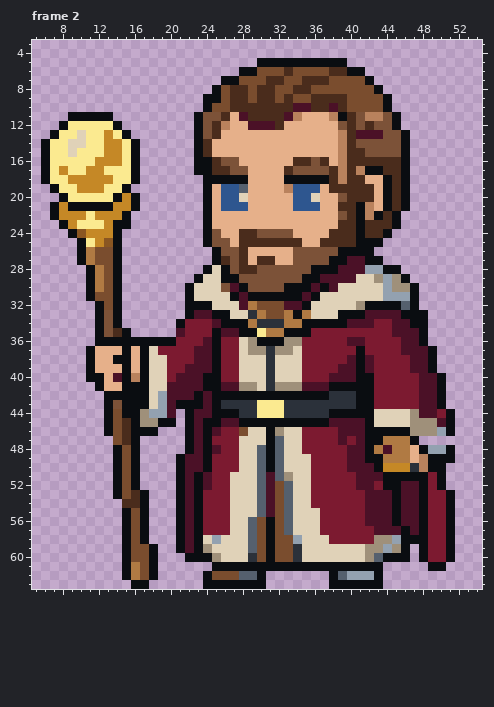
File history of a pixel-art file, ArtSource/RemainingCast/Idles/RoyalArcanist_Idle.aseprite. That is the earlier state.
64x64 pixels, 9 frames. Shown: frame 2: x 5..54, y 3..63. The commit also changed other frames, which this record leaves out.
After:
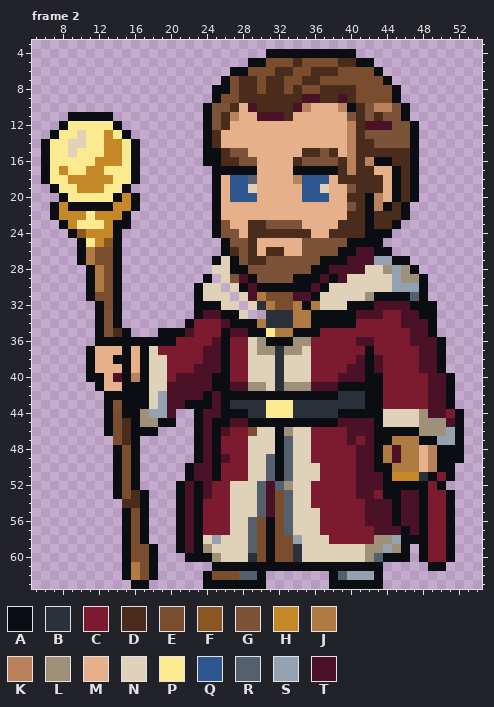
Palette (. is transparent): A #0a0d11  B #2b313a  C #7c1a30  D #4a2c1c  E #7a4d2e  F #8a5622  G #7c5238  H #c58826  J #b07a43  K #b9825d  L #9f907a  M #e6b08a  N #e0d2b8  P #fbea90  Q #2e568f  R #55606e  S #93a1b0  T #4b1127
Edits made:
--- frame 2
@@ x 5..54 @@
  3 ..................................................
- 4 ..................................................
- 5 .........................AAAAAAAAAA...............
- 6 .......................AAEEEDEEEEDDAA.............
- 7 .....................AAEEEDDEEDDDEEEEA............
- 8 ....................AEDDEDDEEDDEEEEEEEA...........
- 9 ...................AAEDDEDDEDEEDDDDEEEEA..........
-10 ...................AEEDDDDDDDTTDDTDEEEEA..........
-11 ....AAAAA.........AGGDMTDDDDTKMMMKADGKKGA.........
-12 ...APPPPPA........AGDKMMTTTDMMMMMMGDGDGGA.........
-13 ..APPNPPHPA.......AGDMMMMMMMMMMMMMKDTTTGGA........
-14 .APPNNPPHHPA......ADMMMMMMMMMMMMMMKDGGGGGA........
-15 .APPNPPPHHPA......ADMMMMMMMMMMMMMMKDDGGGGA........
-16 .APPPPPHHHPA......AADGGMMMMMMDDGDMKDDDDDDA........
-17 .APHPPHHPPPA......AADDGGMMMMDGGGGDKDKAADDA........
-18 .APPHHHHHPPA.......AAAAAMMMMAAAAADKDDMMADA........
-19 ..APPHHHPPA........AMQQRMMMMKQQQMDDDDDMADA........
-20 ...APPPPPAHA.......AMQQNMMMMMQQNMMGDDDMADA........
-21 ..AHAAAAAHHA.......AMQQQMMMMMQQQMMDDAKMADA........
-22 ..AHHHPHHHA........AMMMMMMMMMMMMMMGDAKADA.........
-23 ...AHPPPHAA........AMMMMMMMMMMMMMMDDADDDA.........
-24 ....AFHHHA.........AGMMDDGGGGMMMMDDDADDA..........
-25 .....APHFA.........AGGMDDDDDDDMMDDDDAAA...........
-26 .....AJEEA..........AGGDMMMMMGGGGGAAAA............
-27 .....AJEEA..........ADGDMDDMMGGGGAATTAA...........
-28 ......AJEA.........ANAGDDGGGGGGAAATTTSSAA.........
-29 ......AJEA........ANNAAGGGGGGGAATTTTNNLSLA........
-30 ......AJEA.......ANNNGTAGGGGAAATATNNNNNSLLA.......
-31 ......AEEA.......ANNNNATAAAAAATANNNNNNNSSSA.......
-32 .......AEA.......AAANNNTJEEETTANNNNNLAAAARA.......
-33 .......AGA.......ATTAANNBJEEJAJNNNAAATTTTAAA......
-34 .......AGA......ACCCTAAAJBBBJJAAAAATTTCCTTAA......
-35 .......AGDA.....TCCCATTAAPJJAAACCCCCCCCCTTTA......
-36 .......AAAAAAAAACCCTACCNLAAALLCCCCCTTCCCCTTA......
-37 ......AMMMAMANCCCCTTACCNLLBLLNCCCCCCACCCCTTTA.....
-38 ......AMMAAMANNCCCTTACCNNNBNNNCCCCCTATCCCCTTA.....
-39 ......AMMMAMANNCCTTTACCNNNBNNNCCCCTTATCCCCTTA.....
-40 ......AAMTAKANNCTTTAACCNNNBNNNCCCTTTAACCCCCTTA....
-41 .......AMMAAANNTTTTAATTLLNBLLLTTTAAAAACCCCCTTA....
-42 ........AAAAANSTTTATAAAAAAAAAAAAABBBAACCCCCTTA....
-43 ........AGAAANSTAAATABBBBPPPBBBBBBBBAACCCCCTTA....
-44 ........AEAALSST.ATTAAABBPPPBBBBBAAAAANNNNLTTCA...
-45 ........AEDALLAA.ATAATTAAAAAAAAAATTTTANNNNLLLTA...
-46 ........AEDAAA...ATATCCENNALNNCCCCTTTAAAAALLLSA...
-47 .........EDA.....ATACCCNNNARNNCCCCTCTAAJJJA.......
-48 .........AEA.....ATATCCNNRARNNCCCCCTTAJTJJMASSA...
-49 .........AEA....ATTACCCNNRARNNNCCCCTTAAJJJMKAAA...
-50 .........AEA....ATTACCCNNRARNNNCCCCTTTAHHHBKAA....
-51 .........AEA....ATATCCNNNRTRLNNCCCCCTTTAAAAACA....
-52 .........AEA....ATATCCNNNRTERNNCCCCCTTCAATTACA....
-53 .........AEDA...ATACCCNNNRTERNNCCCCCCTTTATTACCA...
+ 4 ..........................AAAAAAAAAA..............
+ 5 ........................AAEEEDEEEEDDAA............
+ 6 ......................AAEEEDDEEDDDEEEEA...........
+ 7 .....................AEDDEDDEEDDEEEEEEEA..........
+ 8 ....................AAEDDEDDEDEEDDDDEEEEA.........
+ 9 ....................AEEDDDDDDDTTDDTDEEEEA.........
+10 ...................AGGDMTDDDDTKMMMKADGKKGA........
+11 ....AAAAA..........AGDKMMTTTDMMMMMMGDGDGGA........
+12 ...APPPPPA.........AGDMMMMMMMMMMMMMKDTTTGGA.......
+13 ..APPNPPHPA........ADMMMMMMMMMMMMMMKDGGGGGA.......
+14 .APPNNPPHHPA.......ADMMMMMMMMMMMMMMKDDGGGGA.......
+15 .APPNPPPHHPA.......AADGGMMMMMMDDGDMKDDDDDDA.......
+16 .APPPPPHHHPA.......AADDGGMMMMDGGGGDKDKAADDA.......
+17 .APHPPHHPPPA........AAAAAMMMMAAAAADKDDMMADA.......
+18 .APPHHHHHPPA........AMQQRMMMMKQQQMDDDDDMADA.......
+19 ..APPHHHPPA.........AMQQNMMMMMQQNMMGDDDMADA.......
+20 ...APPPPPAHA........AMQQQMMMMMQQQMMDDAKMADA.......
+21 ..AHAAAAAHHA........AMMMMMMMMMMMMMMGDAKADA........
+22 ..AHHHPHHHA.........AMMMMMMMMMMMMMMDDADDDA........
+23 ...AHPPPHAA.........AGMMDDGGGGMMMMDDDADDA.........
+24 ....AFHHHA..........AGGMDDDDDDDMMDDDDAAA..........
+25 .....APHFA...........AGGDMMMMMGGGGGAAAA...........
+26 .....AJEEA...........ADGDMDDMMGGGGAATTAA..........
+27 .....AJEEA..........ANAGDDGGGGGGAAATTTSSAA........
+28 ......AJEA..........NNAAGGGGGGGAATTTTNNLSLA.......
+29 ......AJEA.........A.NGTAGGGGAAATATNNNNNSLLA......
+30 ......AJEA........ANN.NATAAAAAATANNNNNNNSSSA......
+31 ......AEEA........ANNN.NTJEEETTANNNNNLAAAARA......
+32 .......AEA........AAANN.NBJEEJAJNNNAAATTTTAAA.....
+33 .......AGA........ATTAAN..BBBJJAAAAATTTCCTTAA.....
+34 .......AGA.......ACCCTAAAJBBBJJAAAAACCCCCTTTA.....
+35 .......AGDA...AAATCCCATTAAPJJAAACCCCCCCCCCTTA.....
+36 .......AAAAAAAAACCCCTACCNLAAALLCCCCCTTCCCCTTTA....
+37 ......AMMMAMANCCCCCTTACCNLLBLLNCCCCCCACCCCCTTA....
+38 ......AMMAAMANNCCCCTTACCNNNBNNNCCCCCTATCCCCTTA....
+39 ......AMMMAMANNCCCTTTACCNNNBNNNCCCCTTATCCCCTTA....
+40 ......AAMTAKANNCTTTTAACCNNNBNNNCCCTTTAACCCCCTTA...
+41 .......AMMAAANNTTTTTAATTLLNBLLLTTTAAAAACCCCCTTA...
+42 ........AAAAANSTTTTATAAAAAAAAAAAAABBBAACCCCCTTA...
+43 ........AGAAANSTTAAATABBBBPPPBBBBBBBBAACCCCCTTA...
+44 ........AEAALSST..ATTAAABBPPPBBBBBAAAAANNNNLTTCA..
+45 ........AEDALLAA..ATAATTAAAAAAAAAATTTTANNNNLLLTA..
+46 ........AEDAAA....ATATCCENNALNNCCCCTTTAAAAALLLSA..
+47 .........EDA......ATACCCNNNARNNCCCCTCTAAJJJAASSA..
+48 .........AEA......ATACCCNNNARNNCCCCCTTAJTJJMKAAA..
+49 .........AEA......ATATCCNNRARNNCCCCCTTAJTJJMKAAA..
+50 .........AEA.....ATTACCCNNRARNNNCCCCTTAAJJJMKAA...
+51 .........AEA.....ATTACCCNNRARNNNCCCCTTTAHHHBACA...
+52 .........AEA....ATATCCNNNRTRLNNCCCCCTTTAAAAACA....
+53 .........AEDA...ATATCCNNNRTERNNCCCCCTTCAATTACCA...
 54 ..........DDA...ATACCCNNNRTERNNCCCCCCTTTATTACCA...
Changed places in both pictures, as pixel boxes (x1, y1, x2, y2):
changed: (158, 49, 464, 499)
